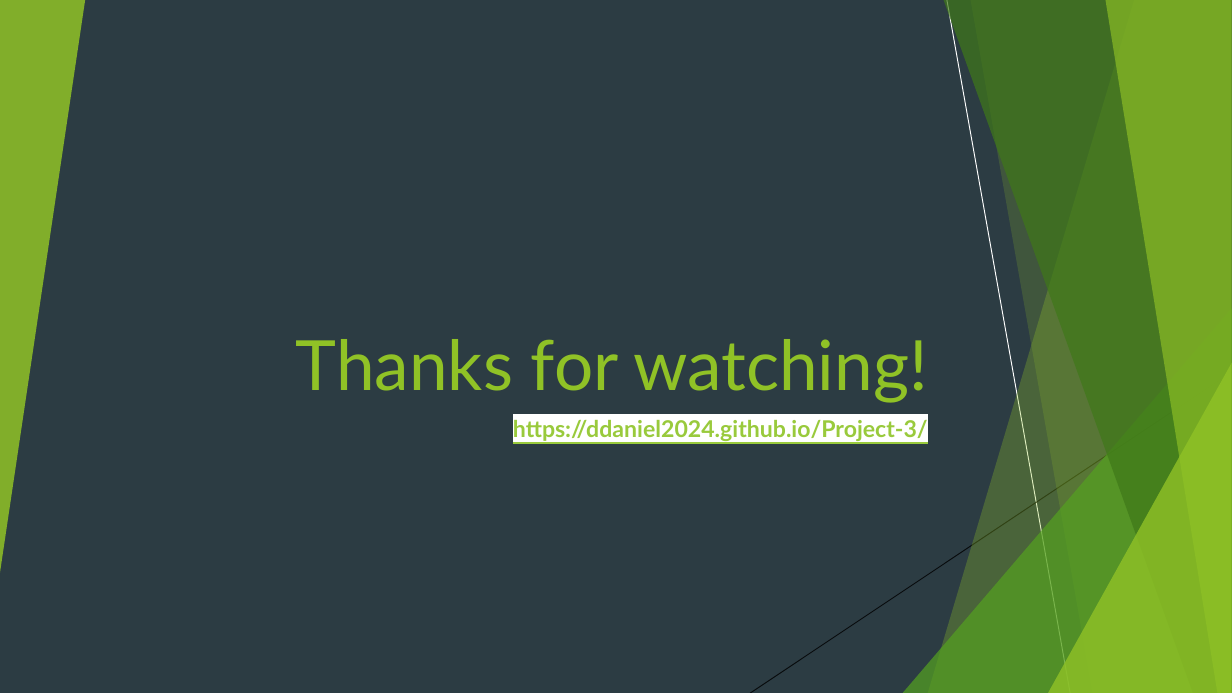
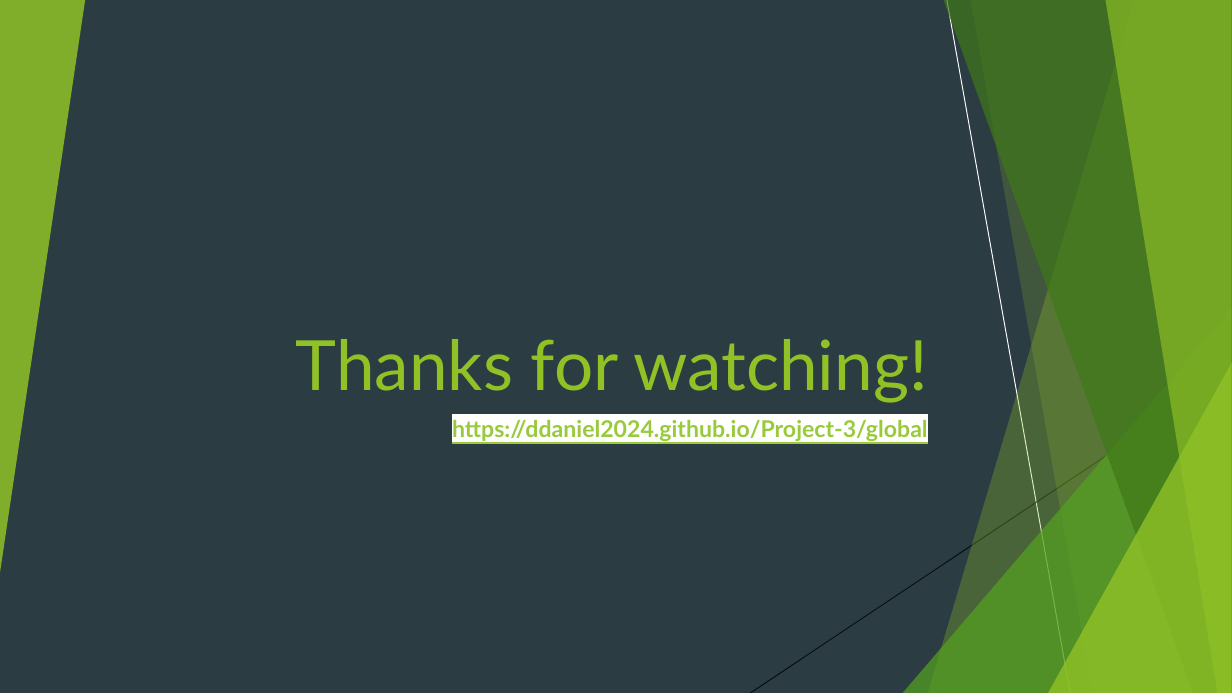
Before and after one commit to ddaniel2024/Project-3, a slide deck: slide 36 of powerpoint.pptx. Drawn at 1232x693 pixels with LibreOffice and Linux fonts; fonts in the diff are those of the drawing. Boxes give left, top, right and bottom in pixels: in the first picture for what was removed or moved away, otherwise in the second. Text is boxed around its words. In the diff, an @@ line names an element or a change of style, - is before the commit and + after.

Commit message:
updated link on ppt

```diff
--- a/powerpoint.pptx
+++ b/powerpoint.pptx
@@ text at <box>452,420,928,441</box>: text changed @@
-https://ddaniel2024.github.io/Project-3/
+https://ddaniel2024.github.io/Project-3/global
```
